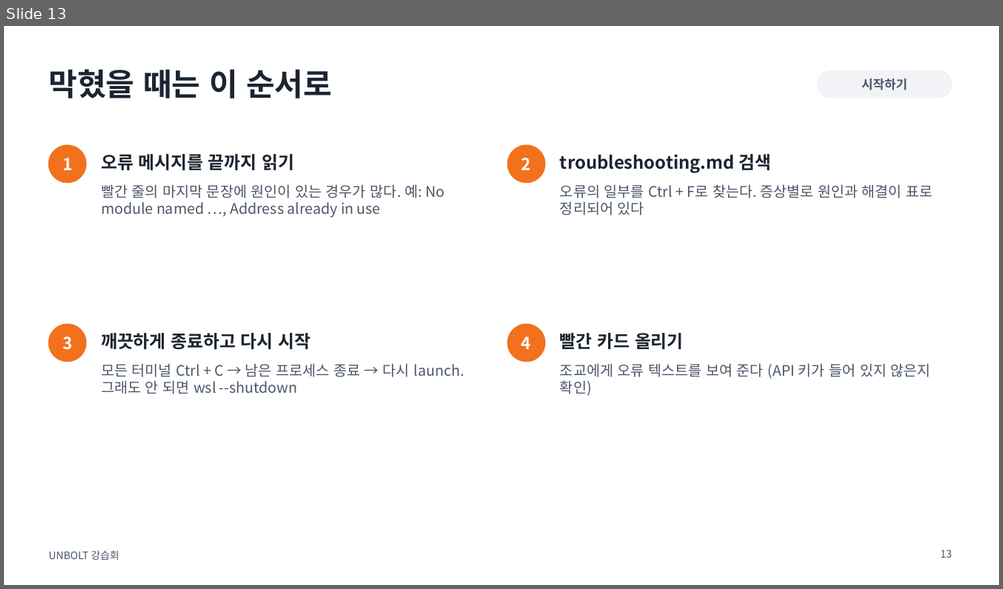
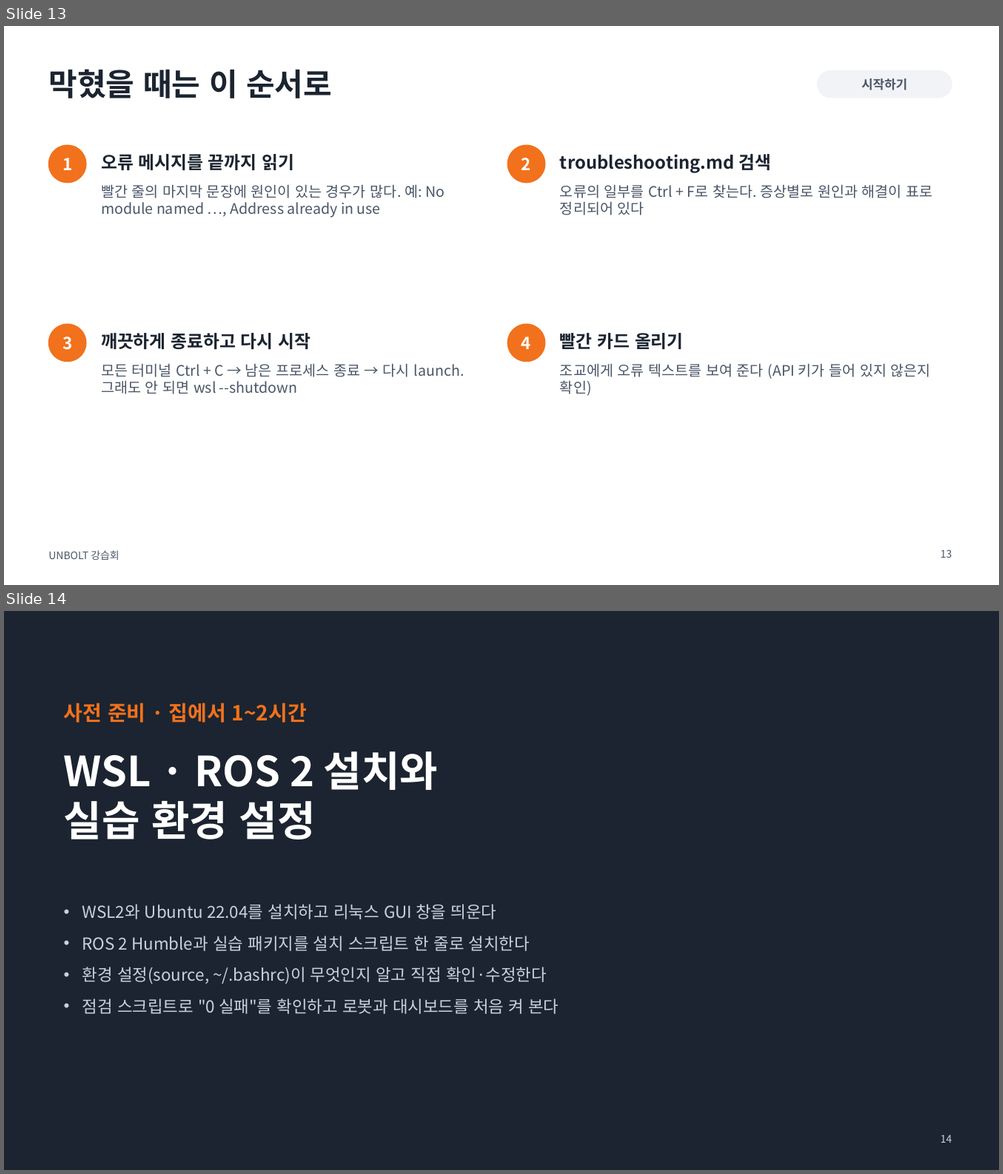
Before and after one commit to sejiny3/AIRLAB, a slide deck: workshop/slides/UNBOLT_workshop.pptx. Shown one above the other, each under a label of ours: slide 13 before the commit, slides 13 and 14 after it. The pictures are 1003x589 and 1003x1174 pixels, drawn with LibreOffice and Linux fonts; fonts in the diff are those of the drawing. Boxes give left, top, right and bottom in pixels: in the first picture for what was removed or moved away, otherwise in the second. Text is boxed around its words. In the diff, an @@ line names an element or a change of style, - is before the commit and + after.

```diff
--- a/workshop/slides/UNBOLT_workshop.pptx
+++ b/workshop/slides/UNBOLT_workshop.pptx
@@ slide 14 added at box(4, 611, 999, 1170), background #1B2430 @@
@@ text added at box(64, 703, 307, 723), 20 pt, text #F2711C, bold @@
+사전 준비 · 집에서 1~2시간
@@ title added at box(64, 752, 438, 840), 40 pt, text #FFFFFF, bold @@
+WSL · ROS 2 설치와
+실습 환경 설정
@@ text added at box(82, 904, 558, 1014), 16 pt, text #C9D1DC @@
+• WSL2와 Ubuntu 22.04를 설치하고 리눅스 GUI 창을 띄운다
+• ROS 2 Humble과 실습 패키지를 설치 스크립트 한 줄로 설치한다
+• 환경 설정(source, ~/.bashrc)이 무엇인지 알고 직접 확인·수정한다
+• 점검 스크립트로 "0 실패"를 확인하고 로봇과 대시보드를 처음 켜 본다
@@ page number added at box(940, 1135, 952, 1143), 10 pt, text #C9D1DC @@
+14
```
Also in this commit, not shown: 2 slides changed, 21 other slides added, 9 other files.
